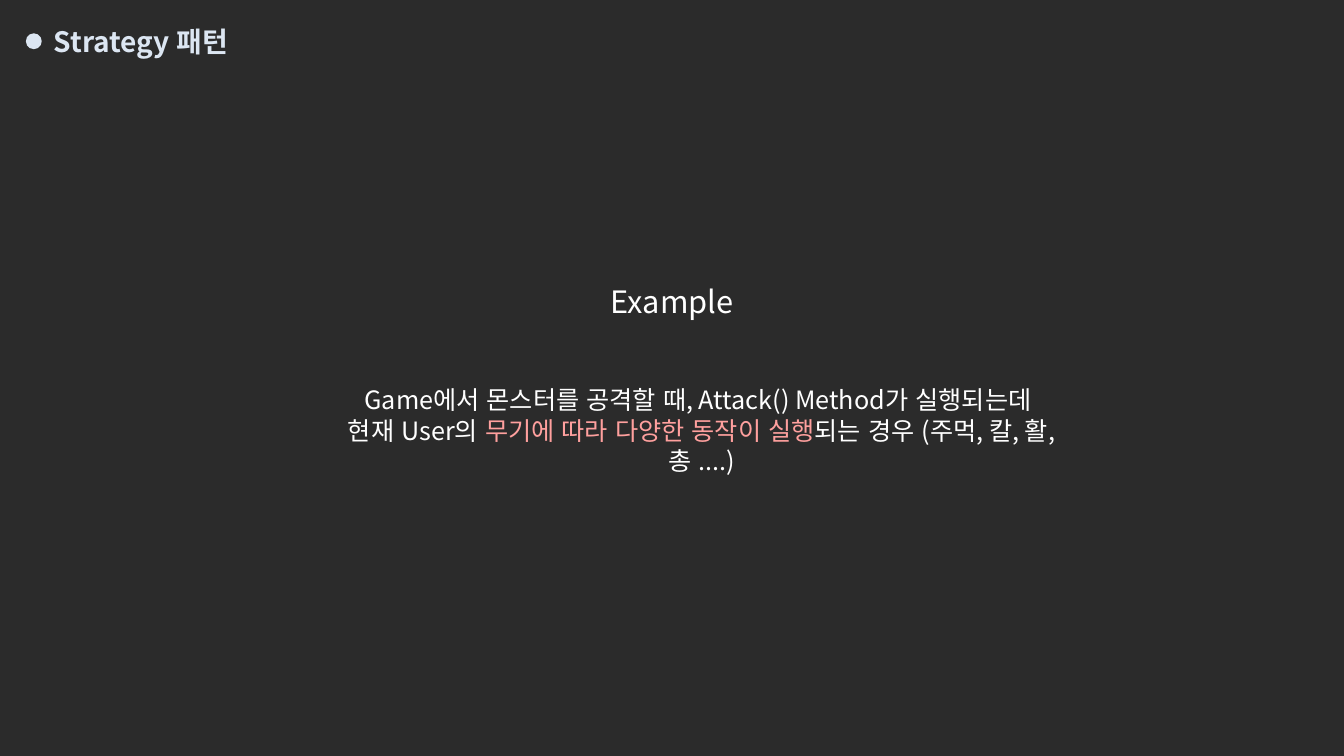
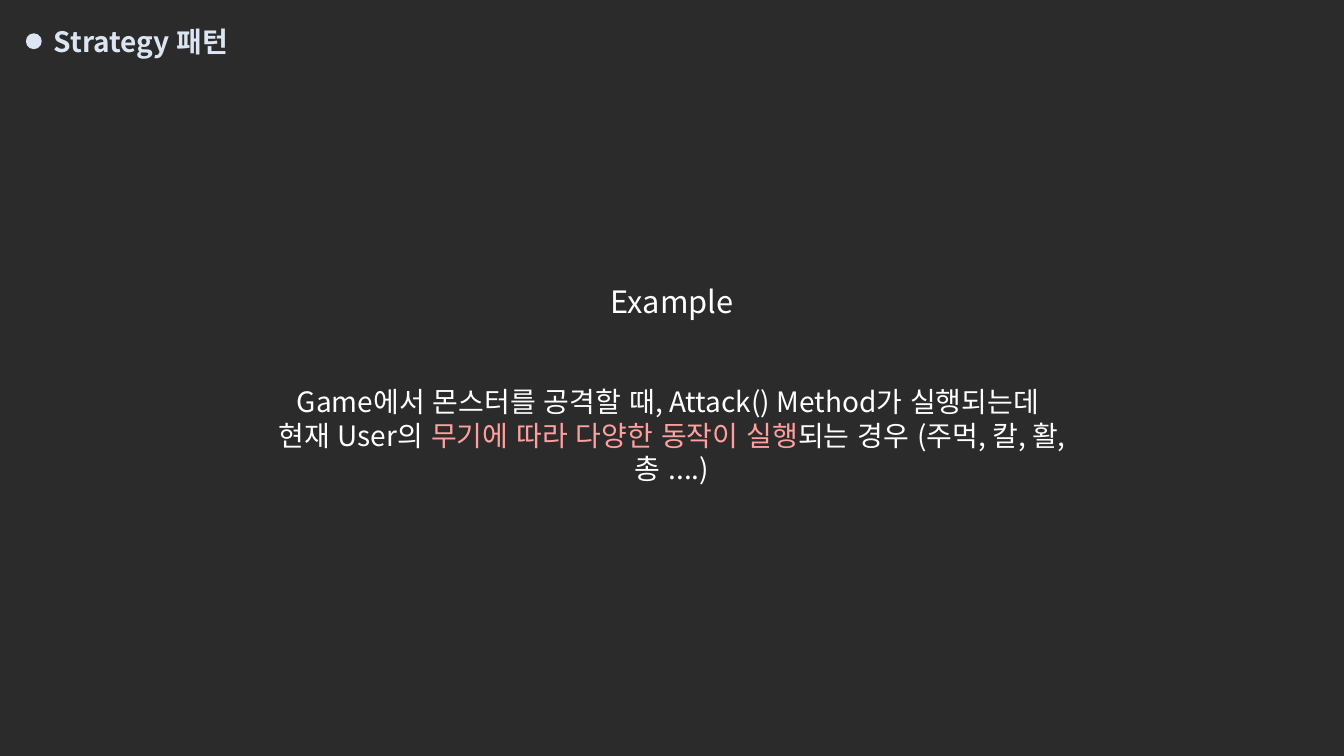
Before and after one commit to ninetyfivejae/DesignPattern_Seminar, a slide deck: slide 13 of 세미나 PPT (주요 디자인패턴을 활용한 구조화 & 모듈화 ).pptx. Drawn at 1344x756 pixels with LibreOffice and Linux fonts; fonts in the diff are those of the drawing; background and template pictures are left out; a plain dark background stands for a picture behind light text. Boxes give left, top, right and bottom in pixels: in the first picture for what was removed or moved away, otherwise in the second. Text is boxed around its words. In the diff, an @@ line names an element or a change of style, - is before the commit and + after.

```diff
--- a/세미나 PPT (주요 디자인패턴을 활용한 구조화 & 모듈화 ).pptx
+++ b/세미나 PPT (주요 디자인패턴을 활용한 구조화 & 모듈화 ).pptx
@@ text "Game에서 몬스터를 공격할 때, Attack() ...": place and size @@
-text "Game에서 몬스터를 공격할 때, Attack() ..." at box(348, 388, 1055, 445)
+text "Game에서 몬스터를 공격할 때, Attack() ..." at box(278, 388, 1066, 451)
@@ text "Game에서 몬스터를 공격할 때, Attack() ..." at box(278, 388, 1066, 451): size 18 to 20 pt @@
```
Also in this commit, not shown: 4 other slides changed, 9 other files.
